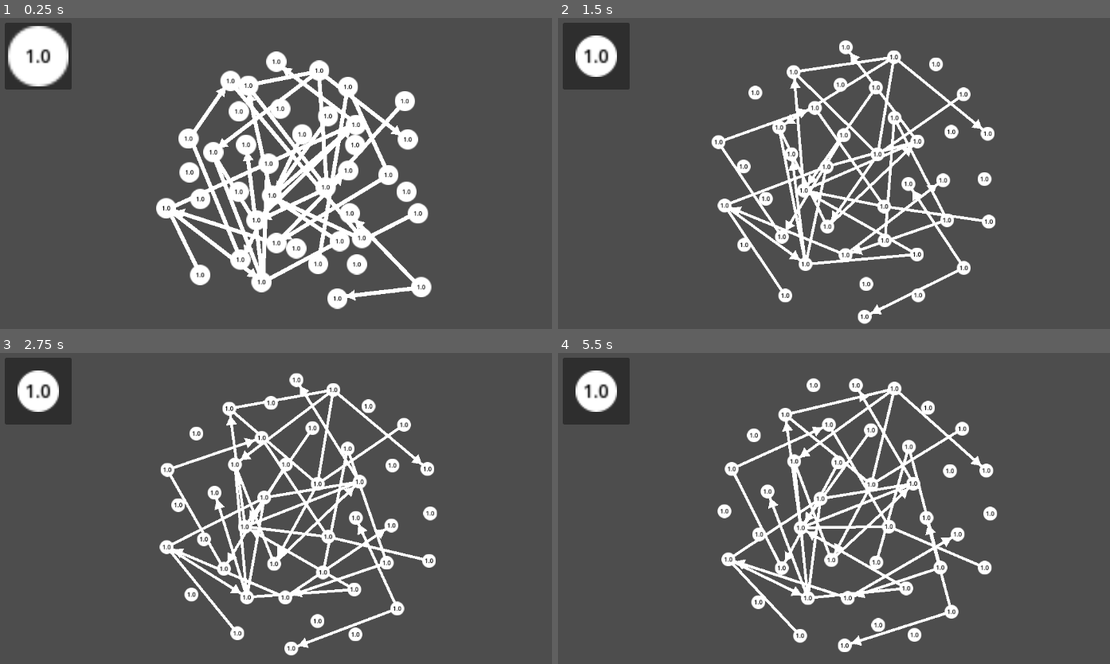
Above: before the commit, frames 1-4 (two rows, left to right).
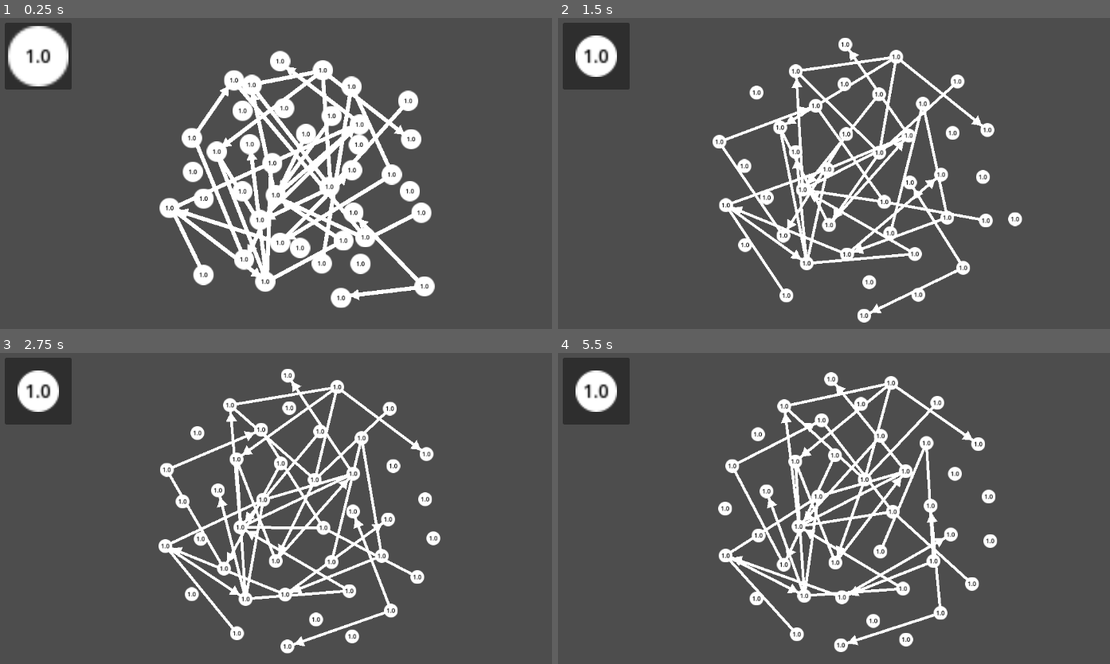
Above: after the commit, the same moments.

Repository: Andresit1524/graphim
Game: Godot game, scene res://test/test.tscn
The game is run twice, just before and just after one commit, with the same random seed, the same clock (stepped at 60 frames per second) and the same inputs.
Inputs (mouse positions are in pixels of both pictures, inside the frame that each line leads up to):
- Up to frame 1 (0.25 s): no input
- Up to frame 2 (1.5 s): tap Enter at 0.5 s; drag from (596, 55) to (922, 98) at 0.52 s; drag from (729, 195) to (828, 251) at 1.27 s
- Up to frame 3 (2.75 s): move the mouse to (364, 433) at 2.02 s; click (364, 433) at 2.17 s
- Up to frame 4 (5.5 s): drag from (828, 586) to (668, 458) at 2.77 s; move the mouse to (1049, 567) at 3.52 s; click (1049, 567) at 3.67 s; drag from (668, 458) to (762, 424) at 4.27 s; move the mouse to (889, 514) at 5.02 s; click (889, 514) at 5.17 s

The runs differ from the first frame. In frame 1, 11% of the frame differs, in the area x 28-79%, y 10-94%; in frame 2, 8.7%; in frame 3, 11%; in frame 4, 12%, in the area x 28-80%, y 6-97%.

Commit message:
Centrado

Diff:
--- a/assets/graph_node/graphim_node.gd
+++ b/assets/graph_node/graphim_node.gd
@@ -12,12 +12,12 @@
 ## Fricción del movimiento
 @export var damping: float = 0.2
 
+
 @onready var data: NodeData = $Data
 @onready var sprite: Sprite2D = $Sprite
 @onready var collision_shape: CollisionShape2D = $CollisionShape2D
 @onready var label: Label = %Label
 @onready var last_global_pos := global_position
-@onready var center := get_viewport_rect().size / 2
 
 
 ## Desactiva el nodo y sus físicas. Usado para el DragInstancer
@@ -161,9 +161,9 @@
 	move_and_collide(displacement)
 
 
-## Aplica la gravedad a la inversa, empujando hacia el centro del nodo
+## Aplica la gravedad a la inversa, empujando hacia el centro del mundo 2D
 func _apply_inverse_gravity() -> Vector2:
-	var distance := center - global_position
+	var distance := -global_position
 	if distance.length_squared() < GRAVITY_MIN_RADIUS_SQUARED: return Vector2.ZERO
 
 	return distance.normalized() * center_repulsion * distance.length_squared()
--- a/test/test.tscn
+++ b/test/test.tscn
@@ -17,6 +17,7 @@
 grow_vertical = 2
 mouse_filter = 1
 metadata/_edit_use_anchors_ = true
+metadata/_edit_lock_ = true
 
 [node name="DragInstancer" parent="CanvasLayer/UI" unique_id=704335588 node_paths=PackedStringArray("instances_node") instance=ExtResource("2_8a8pi")]
 layout_mode = 1
@@ -41,231 +42,233 @@
 [node name="Edges" type="Node2D" parent="." unique_id=2056861580]
 
 [node name="GraphimEdge" parent="Edges" unique_id=379864618 instance=ExtResource("2_65205")]
-position = Vector2(259, 293)
+position = Vector2(-309, -32)
 
 [node name="GraphimEdge2" parent="Edges" unique_id=1783574669 instance=ExtResource("2_65205")]
-position = Vector2(259, 293)
+position = Vector2(-309, -32)
 
 [node name="GraphimEdge3" parent="Edges" unique_id=841817242 instance=ExtResource("2_65205")]
-position = Vector2(259, 293)
+position = Vector2(-309, -32)
 
 [node name="GraphimEdge4" parent="Edges" unique_id=1865350230 instance=ExtResource("2_65205")]
-position = Vector2(259, 293)
+position = Vector2(-309, -32)
 
 [node name="GraphimEdge5" parent="Edges" unique_id=2002050473 instance=ExtResource("2_65205")]
-position = Vector2(259, 293)
+position = Vector2(-309, -32)
 
 [node name="GraphimEdge6" parent="Edges" unique_id=1526930989 instance=ExtResource("2_65205")]
-position = Vector2(259, 293)
+position = Vector2(-309, -32)
 
 [node name="GraphimEdge7" parent="Edges" unique_id=1440350747 instance=ExtResource("2_65205")]
-position = Vector2(259, 293)
+position = Vector2(-309, -32)
 
 [node name="GraphimEdge8" parent="Edges" unique_id=1741440434 instance=ExtResource("2_65205")]
-position = Vector2(259, 293)
+position = Vector2(-309, -32)
 
 [node name="GraphimEdge9" parent="Edges" unique_id=470336317 instance=ExtResource("2_65205")]
-position = Vector2(259, 293)
+position = Vector2(-309, -32)
 
 [node name="GraphimEdge10" parent="Edges" unique_id=1627727636 instance=ExtResource("2_65205")]
-position = Vector2(259, 293)
+position = Vector2(-309, -32)
 
 [node name="GraphimEdge11" parent="Edges" unique_id=1595468426 instance=ExtResource("2_65205")]
-position = Vector2(259, 293)
+position = Vector2(-309, -32)
 
 [node name="GraphimEdge12" parent="Edges" unique_id=873988148 instance=ExtResource("2_65205")]
-position = Vector2(259, 293)
+position = Vector2(-309, -32)
 
 [node name="GraphimEdge13" parent="Edges" unique_id=249243597 instance=ExtResource("2_65205")]
-position = Vector2(259, 293)
+position = Vector2(-309, -32)
 
 [node name="GraphimEdge14" parent="Edges" unique_id=1335423688 instance=ExtResource("2_65205")]
-position = Vector2(259, 293)
+position = Vector2(-309, -32)
 
 [node name="GraphimEdge15" parent="Edges" unique_id=1933648176 instance=ExtResource("2_65205")]
-position = Vector2(259, 293)
+position = Vector2(-309, -32)
 
 [node name="GraphimEdge16" parent="Edges" unique_id=1797726265 instance=ExtResource("2_65205")]
-position = Vector2(259, 293)
+position = Vector2(-309, -32)
 
 [node name="GraphimEdge17" parent="Edges" unique_id=1695744514 instance=ExtResource("2_65205")]
-position = Vector2(259, 293)
+position = Vector2(-309, -32)
 
 [node name="GraphimEdge18" parent="Edges" unique_id=1412014475 instance=ExtResource("2_65205")]
-position = Vector2(259, 293)
+position = Vector2(-309, -32)
 
 [node name="GraphimEdge19" parent="Edges" unique_id=1559344542 instance=ExtResource("2_65205")]
-position = Vector2(259, 293)
+position = Vector2(-309, -32)
 
 [node name="GraphimEdge20" parent="Edges" unique_id=1342966915 instance=ExtResource("2_65205")]
-position = Vector2(259, 293)
+position = Vector2(-309, -32)
 
 [node name="GraphimEdge21" parent="Edges" unique_id=877043580 instance=ExtResource("2_65205")]
-position = Vector2(259, 293)
+position = Vector2(-309, -32)
 
 [node name="GraphimEdge22" parent="Edges" unique_id=1635685414 instance=ExtResource("2_65205")]
-position = Vector2(259, 293)
+position = Vector2(-309, -32)
 
 [node name="GraphimEdge23" parent="Edges" unique_id=1697247341 instance=ExtResource("2_65205")]
-position = Vector2(259, 293)
+position = Vector2(-309, -32)
 
 [node name="GraphimEdge24" parent="Edges" unique_id=330312782 instance=ExtResource("2_65205")]
-position = Vector2(259, 293)
+position = Vector2(-309, -32)
 
 [node name="GraphimEdge25" parent="Edges" unique_id=673487437 instance=ExtResource("2_65205")]
-position = Vector2(259, 293)
+position = Vector2(-309, -32)
 
 [node name="GraphimEdge26" parent="Edges" unique_id=1675294188 instance=ExtResource("2_65205")]
-position = Vector2(259, 293)
+position = Vector2(-309, -32)
 
 [node name="GraphimEdge27" parent="Edges" unique_id=304596658 instance=ExtResource("2_65205")]
-position = Vector2(259, 293)
+position = Vector2(-309, -32)
 
 [node name="GraphimEdge28" parent="Edges" unique_id=1626000766 instance=ExtResource("2_65205")]
-position = Vector2(259, 293)
+position = Vector2(-309, -32)
 
 [node name="GraphimEdge29" parent="Edges" unique_id=2114737882 instance=ExtResource("2_65205")]
-position = Vector2(259, 293)
+position = Vector2(-309, -32)
 
 [node name="GraphimEdge30" parent="Edges" unique_id=247054113 instance=ExtResource("2_65205")]
-position = Vector2(259, 293)
+position = Vector2(-309, -32)
 
 [node name="GraphimEdge31" parent="Edges" unique_id=1120112581 instance=ExtResource("2_65205")]
-position = Vector2(259, 293)
+position = Vector2(-309, -32)
 
 [node name="GraphimEdge32" parent="Edges" unique_id=1811554235 instance=ExtResource("2_65205")]
-position = Vector2(259, 293)
+position = Vector2(-309, -32)
 
 [node name="GraphimEdge33" parent="Edges" unique_id=1925587967 instance=ExtResource("2_65205")]
-position = Vector2(259, 293)
+position = Vector2(-309, -32)
 
 [node name="GraphimEdge34" parent="Edges" unique_id=1768410810 instance=ExtResource("2_65205")]
-position = Vector2(259, 293)
+position = Vector2(-309, -32)
 
 [node name="GraphimEdge35" parent="Edges" unique_id=5476393 instance=ExtResource("2_65205")]
-position = Vector2(259, 293)
+position = Vector2(-309, -32)
 
 [node name="GraphimEdge36" parent="Edges" unique_id=601154631 instance=ExtResource("2_65205")]
-position = Vector2(259, 293)
+position = Vector2(-309, -32)
 
 [node name="Nodes" type="Node2D" parent="." unique_id=1159337228]
 
 [node name="GraphimNode37" parent="Nodes" unique_id=2017895944 instance=ExtResource("1_65205")]
-position = Vector2(398, 141)
+position = Vector2(-170, -184)
 
 [node name="GraphimNode39" parent="Nodes" unique_id=526598564 instance=ExtResource("1_65205")]
-position = Vector2(536, 141)
+position = Vector2(-32, -184)
 
 [node name="GraphimNode40" parent="Nodes" unique_id=1829328197 instance=ExtResource("1_65205")]
-position = Vector2(467, 141)
+position = Vector2(-101, -184)
 
 [node name="GraphimNode41" parent="Nodes" unique_id=1000982954 instance=ExtResource("1_65205")]
-position = Vector2(673, 142)
+position = Vector2(105, -183)
 
 [node name="GraphimNode42" parent="Nodes" unique_id=1984027072 instance=ExtResource("1_65205")]
-position = Vector2(604, 142)
+position = Vector2(36, -183)
 
 [node name="GraphimNode44" parent="Nodes" unique_id=2051153933 instance=ExtResource("1_65205")]
-position = Vector2(742, 142)
+position = Vector2(174, -183)
 
 [node name="GraphimNode53" parent="Nodes" unique_id=1953690449 instance=ExtResource("1_65205")]
-position = Vector2(399, 194)
+position = Vector2(-169, -131)
 
 [node name="GraphimNode55" parent="Nodes" unique_id=835427327 instance=ExtResource("1_65205")]
-position = Vector2(537, 194)
+position = Vector2(-31, -131)
 
 [node name="GraphimNode56" parent="Nodes" unique_id=1002135534 instance=ExtResource("1_65205")]
-position = Vector2(468, 194)
+position = Vector2(-100, -131)
 
 [node name="GraphimNode57" parent="Nodes" unique_id=569629845 instance=ExtResource("1_65205")]
-position = Vector2(674, 195)
+position = Vector2(106, -130)
 
 [node name="GraphimNode58" parent="Nodes" unique_id=1898643526 instance=ExtResource("1_65205")]
-position = Vector2(605, 195)
+position = Vector2(37, -130)
 
 [node name="GraphimNode60" parent="Nodes" unique_id=939571425 instance=ExtResource("1_65205")]
-position = Vector2(743, 195)
+position = Vector2(175, -130)
 
 [node name="GraphimNode69" parent="Nodes" unique_id=110608801 instance=ExtResource("1_65205")]
-position = Vector2(401, 251)
+position = Vector2(-167, -74)
 
 [node name="GraphimNode72" parent="Nodes" unique_id=1607950830 instance=ExtResource("1_65205")]
-position = Vector2(470, 251)
+position = Vector2(-98, -74)
 
 [node name="GraphimNode73" parent="Nodes" unique_id=601824025 instance=ExtResource("1_65205")]
-position = Vector2(676, 252)
+position = Vector2(108, -73)
 
 [node name="GraphimNode76" parent="Nodes" unique_id=1220129285 instance=ExtResource("1_65205")]
-position = Vector2(745, 252)
+position = Vector2(177, -73)
 
 [node name="GraphimNode85" parent="Nodes" unique_id=1715347229 instance=ExtResource("1_65205")]
-position = Vector2(402, 304)
+position = Vector2(-166, -21)
 
 [node name="GraphimNode88" parent="Nodes" unique_id=307713697 instance=ExtResource("1_65205")]
-position = Vector2(471, 304)
+position = Vector2(-97, -21)
 
 [node name="GraphimNode89" parent="Nodes" unique_id=931784729 instance=ExtResource("1_65205")]
-position = Vector2(677, 305)
+position = Vector2(109, -20)
 
 [node name="GraphimNode92" parent="Nodes" unique_id=890912012 instance=ExtResource("1_65205")]
-position = Vector2(746, 305)
+position = Vector2(178, -20)
 
 [node name="GraphimNode101" parent="Nodes" unique_id=2031365899 instance=ExtResource("1_65205")]
-position = Vector2(404, 361)
+position = Vector2(-164, 36)
 
 [node name="GraphimNode104" parent="Nodes" unique_id=752813860 instance=ExtResource("1_65205")]
-position = Vector2(473, 361)
+position = Vector2(-95, 36)
 
 [node name="GraphimNode105" parent="Nodes" unique_id=1266865200 instance=ExtResource("1_65205")]
-position = Vector2(679, 362)
+position = Vector2(111, 37)
 
 [node name="GraphimNode108" parent="Nodes" unique_id=1676194100 instance=ExtResource("1_65205")]
-position = Vector2(748, 362)
+position = Vector2(180, 37)
 
 [node name="GraphimNode117" parent="Nodes" unique_id=56459865 instance=ExtResource("1_65205")]
-position = Vector2(405, 414)
+position = Vector2(-163, 89)
 
 [node name="GraphimNode120" parent="Nodes" unique_id=869076399 instance=ExtResource("1_65205")]
-position = Vector2(474, 414)
+position = Vector2(-94, 89)
 
 [node name="GraphimNode121" parent="Nodes" unique_id=122834332 instance=ExtResource("1_65205")]
-position = Vector2(680, 415)
+position = Vector2(112, 90)
 
 [node name="GraphimNode124" parent="Nodes" unique_id=1552866766 instance=ExtResource("1_65205")]
-position = Vector2(749, 415)
+position = Vector2(181, 90)
 
 [node name="GraphimNode133" parent="Nodes" unique_id=2083817939 instance=ExtResource("1_65205")]
-position = Vector2(407, 462)
+position = Vector2(-161, 137)
 
 [node name="GraphimNode135" parent="Nodes" unique_id=908988357 instance=ExtResource("1_65205")]
-position = Vector2(545, 462)
+position = Vector2(-23, 137)
 
 [node name="GraphimNode136" parent="Nodes" unique_id=1319661587 instance=ExtResource("1_65205")]
-position = Vector2(476, 462)
+position = Vector2(-92, 137)
 
 [node name="GraphimNode137" parent="Nodes" unique_id=975655298 instance=ExtResource("1_65205")]
-position = Vector2(682, 463)
+position = Vector2(114, 138)
 
 [node name="GraphimNode138" parent="Nodes" unique_id=1188474904 instance=ExtResource("1_65205")]
-position = Vector2(613, 463)
+position = Vector2(45, 138)
 
 [node name="GraphimNode140" parent="Nodes" unique_id=232926893 instance=ExtResource("1_65205")]
-position = Vector2(751, 463)
+position = Vector2(183, 138)
 
 [node name="GraphimNode149" parent="Nodes" unique_id=983483299 instance=ExtResource("1_65205")]
-position = Vector2(406, 508)
+position = Vector2(-162, 183)
 
 [node name="GraphimNode151" parent="Nodes" unique_id=717783259 instance=ExtResource("1_65205")]
-position = Vector2(544, 508)
+position = Vector2(-24, 183)
 
 [node name="GraphimNode152" parent="Nodes" unique_id=1253232529 instance=ExtResource("1_65205")]
-position = Vector2(475, 508)
+position = Vector2(-93, 183)
 
 [node name="GraphimNode153" parent="Nodes" unique_id=1296275199 instance=ExtResource("1_65205")]
-position = Vector2(681, 509)
+position = Vector2(113, 184)
 
 [node name="GraphimNode154" parent="Nodes" unique_id=1090482512 instance=ExtResource("1_65205")]
-position = Vector2(612, 509)
+position = Vector2(44, 184)
 
 [node name="GraphimNode156" parent="Nodes" unique_id=578939892 instance=ExtResource("1_65205")]
-position = Vector2(750, 509)
+position = Vector2(182, 184)
+
+[node name="Camera2D" type="Camera2D" parent="." unique_id=1279360004]
